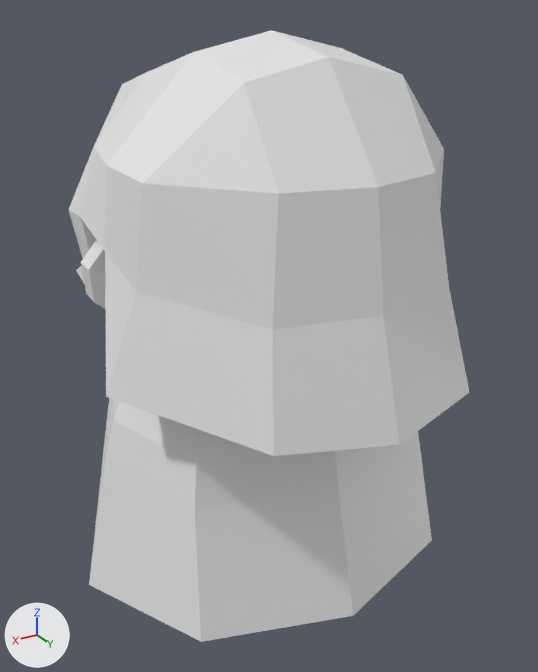
The glTF model turisti.glb: old version first, new version second.
Before and after are seen from a 50 mm camera at (1.073, 1.832, 1.983) aimed at (-0.022, 0.007, 1.07). The axes (+X, +Y, +Z) are drawn at lower left. The lights are the same throughout. Vertices at the same position are counted once.

Before the edit, the objects in view are built like this:
```python
mat_material = principled_material('Material')
mat_material.base_color = (0.8, 0.8, 0.8)  # white #e7e7e7
me_cube = bpy.data.meshes.new('Cube')
me_cube.from_pydata(...)  # 228 vertices, 408 faces; spans x -0.62..0.62, y -0.58..0.66, z 0.0..1.95
me_cube.materials.append(mat_material)  # white #e7e7e7
# before: 22 (0.0, -0.41, 0.83), 30 (-0.37, -0.32, 0.9), 155 (0.37, -0.32, 0.9)
ob_cube = bpy.data.objects.new('Cube', me_cube)
ob_cube.location = (0.0, 0.0, 0.0)
```
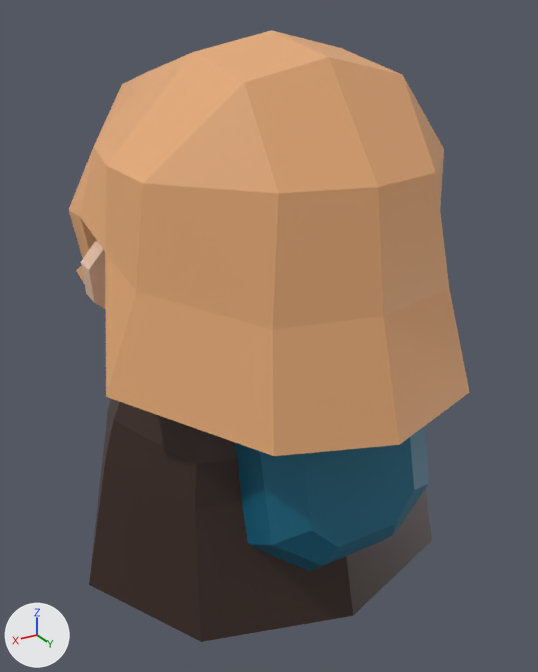
Location of each change, [x1, y1, x2, y2] in pixels of the pictures (538 x 672 px; the box of a moved part takes in the faces that stretch with it):
'Cube', recoloured, reshaped
    both: [69, 30, 469, 642]
part 1 of me_cube, added
    after: [235, 426, 429, 571]
part 2 of me_cube, moved or reshaped
    before: [106, 398, 119, 454]
    after: [106, 399, 119, 454]
part 3 of me_cube, recoloured (white to beige)
    both: [81, 241, 105, 308]
part 4 of me_cube, recoloured (white to brown)
    both: [89, 402, 432, 642]

The edits, one by one:
Material 'Material' (mat_material) changes colour from white #e7e7e7 to beige #e7ab77; in linear values from (0.8, 0.8, 0.8) to (0.801, 0.407, 0.183).
Material 'Material.004' (mat_material_004) is new.
Its base color is (0.0215, 0.00781, 0.011) (black #28161b).
Material 'Material.001' (mat_material_001) is new.
Its base color is (0.8, 0.533, 0.386) (beige #e7c1a7).
Material 'Material.005' (mat_material_005) is new.
Its base color is (0.00237, 0.129, 0.22) (cyan #086581).
Material 'Material.003' (mat_material_003) is new.
Its base color is (0.128, 0.034, 0.0311) (brown #643431).
Material 'Material.002' (mat_material_002) is new.
Its base color is (0.0402, 0.0188, 0.0133) (brown #38251e).
me_cube is used by ob_cube; location (0.0, 0.0, 0.0).
Verts and faces of me_cube; kept vertices keep their numbers, new ones are numbered from 228.
me_cube had 228 vertices, 408 faces and spanned x -0.62..0.62, y -0.58..0.66, z 0.0..1.95.
me_cube now has 246 vertices, 440 faces and spans x -0.62..0.62, y -0.58..0.66, z 0.0..1.95.
me_cube part 1: a new loose piece of 18 vertices spanning x -0.27..0.27, y 0.27..0.56, z 0.56..1.08, in mat_material_005 (cyan #086581).
Part 2, on me_cube:
Vertex 22 moves to (0.0, -0.38, 0.83).
Vertex 30 moves to (-0.37, -0.3, 0.9).
Vertex 155 moves to (0.37, -0.3, 0.9).
me_cube part 3: 120 faces spanning x -0.53..0.53, y -0.52..0.43, z 0.99..1.85 switch from mat_material (white #e7e7e7) to mat_material_001 (beige #e7c1a7).
me_cube part 4: 92 faces spanning x -0.62..0.62, y -0.51..0.52, z 0.36..1.18 switch from mat_material (white #e7e7e7) to mat_material_002 (brown #38251e).
me_cube now uses material mat_material_003 (brown #643431).
me_cube now uses material mat_material_004 (black #28161b).
me_cube now uses material mat_material_005 (cyan #086581).
